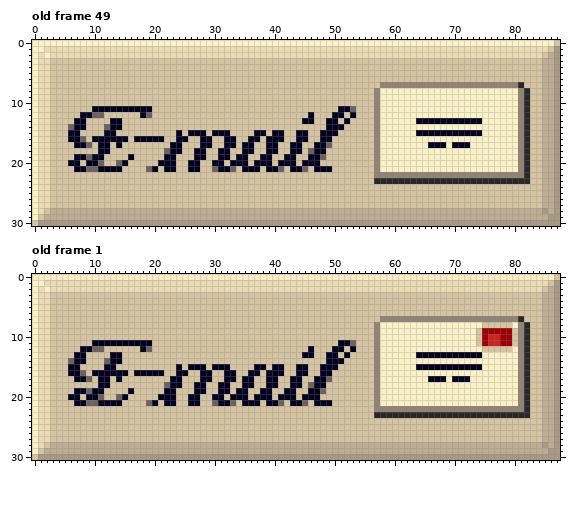
Pixel-art file, stored at stadt/assets/images/buttons/brands/email.ase. The picture above was drawn from the file before the commit.
88x31 pixels, 49 frames. Shown: old frame 49, old frame 1. The commit also changed other frames, which this record leaves out.
And afterwards:
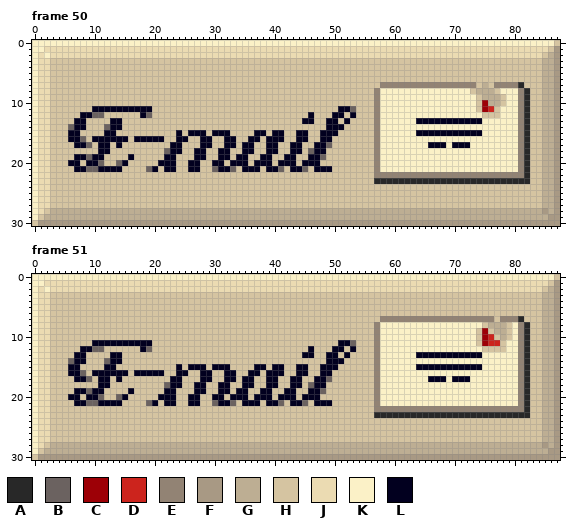
Palette (. is transparent): A #282828  B #6b6260  C #9d0006  D #cc241d  E #928374  F #a89984  G #bdae93  H #d5c4a1  J #ebdbb2  K #fbf1c7  L #02001f
A new or re-ordered frame is compared with the old frame closest to it.
The author wrote: add stamp animation to email envelope
From old to new:
frames 49 -> 52
Frame 50 is new; against old frame 49, layer "envelope/top":
y 7: x 74..76 EEE -> HGH
y 8: x 73..77 KKKKK -> HGGGH
y 9: x 74..78 KKKKK -> HGGGH
y 10: x 74..78 KKKKK -> HCGGH
y 11: x 74..77 KKKK -> HCDH
y 12: x 75..77 KKK -> HHH
Frame 51 is new; against old frame 1, layer "envelope/top":
y 7: x 77 E -> H
y 8: x 76..78 HHH -> GGG
y 9: x 76..80 CCCCH -> HGGHK
y 10: x 77..80 DCCH -> HGHK
y 11: x 78..80 CCH -> HKK
y 12: x 79 H -> K
